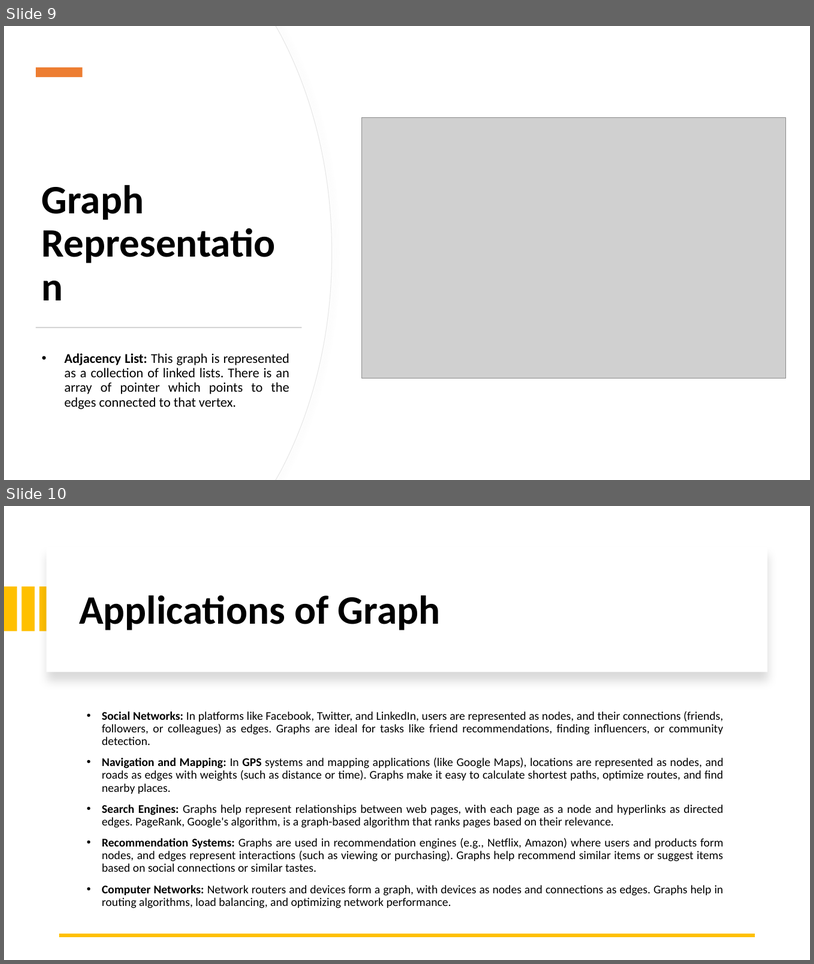
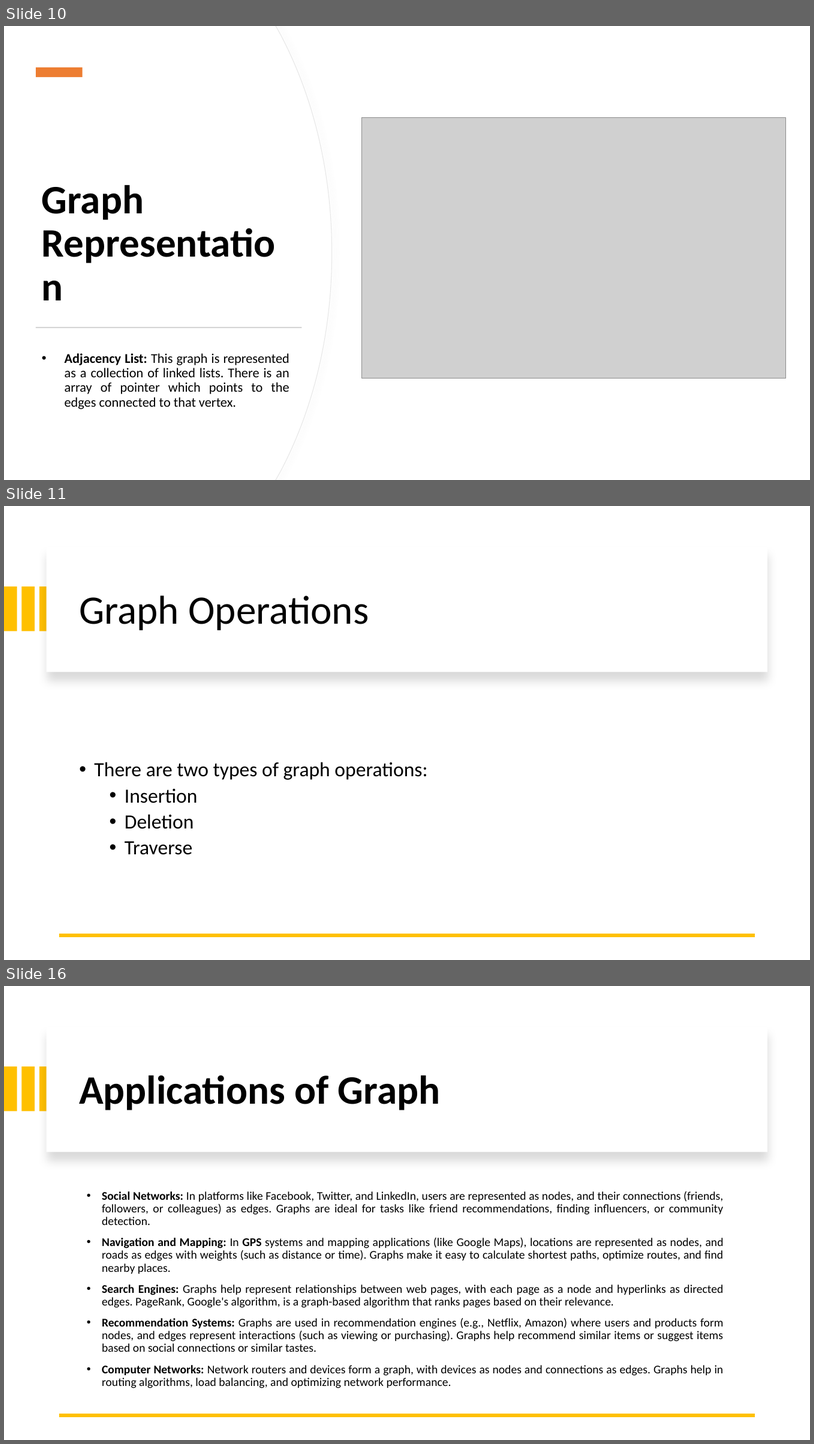
Before and after one commit to alaminbhuyan/DSA-In-Python, a slide deck: Data Structure & Algorithm PDF/Graph Data Structure.pptx. Shown one above the other, each under a label of ours: slides 9 and 10 before the commit, slides 10, 11 and 16 after it; the slides between them are not shown. The pictures are 814x964 and 814x1444 pixels, drawn with LibreOffice and Linux fonts; fonts in the diff are those of the drawing; grey boxes stand for pictures. Boxes give left, top, right and bottom in pixels: in the first picture for what was removed or moved away, otherwise in the second. Text is boxed around its words. In the diff, an @@ line names an element or a change of style, - is before the commit and + after.

Commit message:
Update Graph Data Structure PPTX file
Replaces the previous version of 'Graph Data Structure.pptx' with an updated file. Specific content changes are not detailed in the diff.

```diff
--- a/Data Structure & Algorithm PDF/Graph Data Structure.pptx
+++ b/Data Structure & Algorithm PDF/Graph Data Structure.pptx
@@ slide 11 added at <box>4,506,810,960</box>, background #FFFFFF @@
@@ rectangle added at <box>47,547,768,672</box>, fill #FFFFFF @@
@@ rectangle added at <box>4,586,17,631</box>, fill #FFC000 @@
@@ rectangle added at <box>21,586,34,631</box>, fill #FFC000 @@
@@ rectangle added at <box>39,586,53,631</box>, fill #FFC000 @@
@@ title added at <box>79,595,369,630</box>, 48 pt, text #000000 @@
+Graph Operations
@@ text added at <box>94,762,428,855</box>, 24 pt, text #000000 @@
+• There are two types of graph operations:
+  • Insertion
+  • Deletion
+  • Traverse
@@ line added from (755, 935) to (60, 935), #FFC000 4.5 pt @@
@@ what was slide 9 is now slide 10 @@
@@ what was slide 10 is now slide 16 @@
```
Also in this commit, not shown: 3 slides changed, 4 other slides added.
